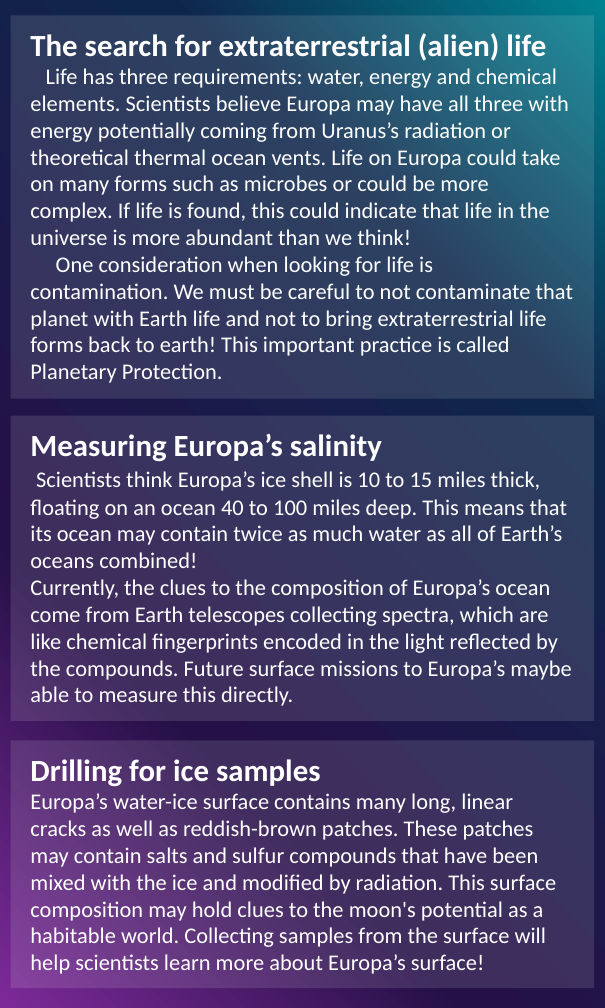
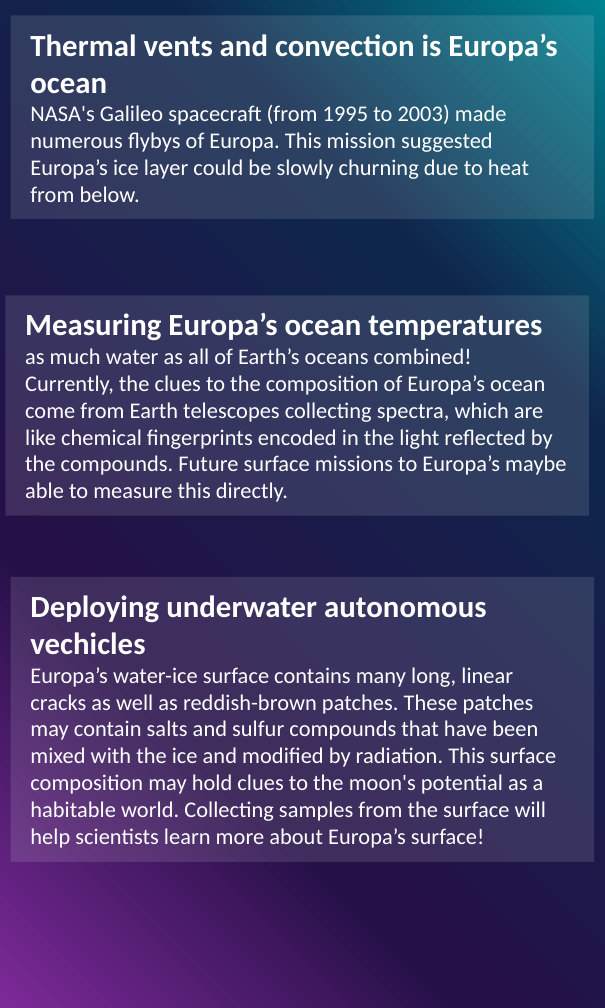
Before and after one commit to lkstanwyck/SpaceApps2021, a slide deck: slide 2 of Mission Cards.pptx. Drawn at 605x1008 pixels with LibreOffice and Linux fonts; fonts in the diff are those of the drawing. Boxes give left, top, right and bottom in pixels: in the first picture for what was removed or moved away, otherwise in the second. Text is boxed around its words. In the diff, an @@ line names an element or a change of style, - is before the commit and + after.

Commit message:
Added Game board, updated mission cards

```diff
--- a/Mission Cards.pptx
+++ b/Mission Cards.pptx
@@ rectangle "Thermal vents and convection is ...": place and size @@
-rectangle "Thermal vents and convection is ..." at <box>10,16,593,399</box>
+rectangle "Thermal vents and convection is ..." at <box>10,16,593,220</box>
@@ text in rectangle at <box>30,34,557,202</box>: text changed @@
-The search for extraterrestrial (alien) life
-Life has three requirements: water, energy and chemical elements. Scientists believe Europa may have all three with energy potentially coming from Uranus’s radiation or theoretical thermal ocean vents. Life on Europa could take on many forms such as microbes or could be more complex. If life is found, this could indicate that life in the universe is more abundant than we think!
-One consideration when looking for life is contamination. We must be careful to not contaminate that planet with Earth life and not to bring extraterrestrial life forms back to earth! This important practice is called Planetary Protection.
+Thermal vents and convection is Europa’s ocean
+NASA's Galileo spacecraft (from 1995 to 2003) made numerous flybys of Europa. This mission suggested Europa’s ice layer could be slowly churning due to heat from below.
@@ rectangle "Measuring Europa’s ocean temperatures": place and size @@
-rectangle "Measuring Europa’s ocean temperatures" at <box>10,415,593,720</box>
+rectangle "Measuring Europa’s ocean temperatures" at <box>6,294,589,514</box>
@@ text in rectangle at <box>25,313,542,364</box>: text changed @@
-Measuring Europa’s salinity
-Scientists think Europa’s ice shell is 10 to 15 miles thick, floating on an ocean 40 to 100 miles deep. This means that its ocean may contain twice as much water as all of Earth’s oceans combined!
+Measuring Europa’s ocean temperatures
+as much water as all of Earth’s oceans combined!
@@ rectangle "Deploying underwater autonomous vechicles": place and size @@
-rectangle "Deploying underwater autonomous vechicles" at <box>10,740,593,988</box>
+rectangle "Deploying underwater autonomous vechicles" at <box>10,577,593,861</box>
@@ text in rectangle at <box>30,595,487,655</box>: text changed @@
-Drilling for ice samples
+Deploying underwater autonomous vechicles
```
Also in this commit, not shown: 1 other slide changed, 6 slides added, 1 other file.
